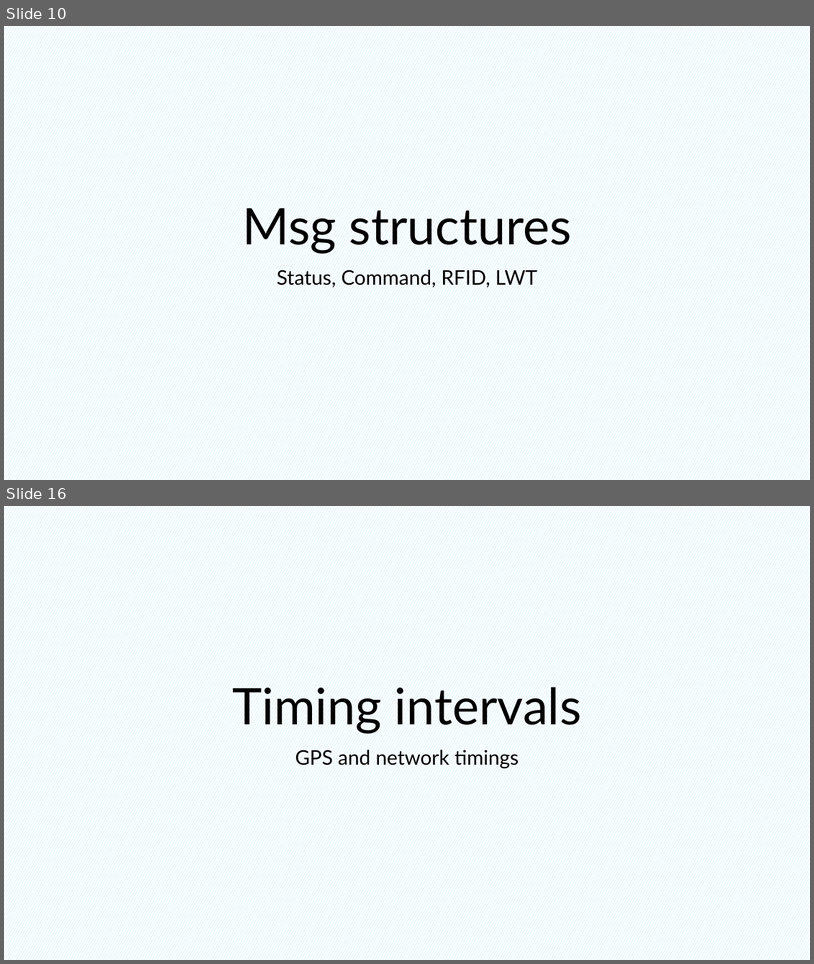
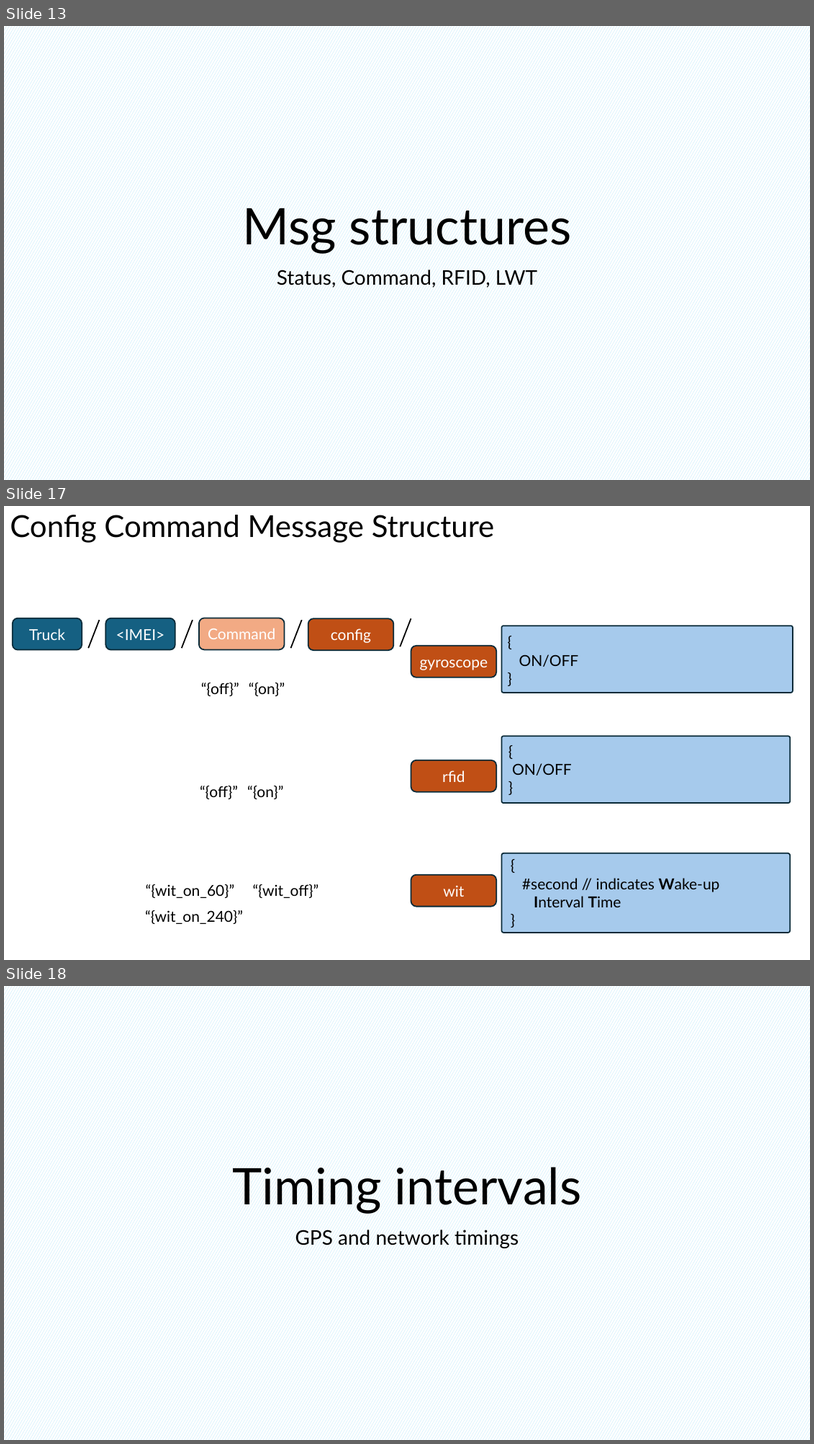
Before and after one commit to hamidrezaHemati/MQTT-AutoLock, a slide deck: Structure/Communication Workflow — MQTT Design & Architecture.pptx. Shown one above the other, each under a label of ours: slides 10 and 16 before the commit, slides 13, 17 and 18 after it; the slides between them are not shown. The pictures are 814x964 and 814x1444 pixels, drawn with LibreOffice and Linux fonts; fonts in the diff are those of the drawing. Boxes give left, top, right and bottom in pixels: in the first picture for what was removed or moved away, otherwise in the second. Text is boxed around its words. In the diff, an @@ line names an element or a change of style, - is before the commit and + after.

```diff
--- a/Structure/Communication Workflow — MQTT Design & Architecture.pptx
+++ b/Structure/Communication Workflow — MQTT Design & Architecture.pptx
@@ slide 17 added at [4, 506, 810, 960], background #FFFFFF @@
@@ text added at [10, 515, 495, 543], 36 pt, text #000000 @@
+Config Command Message Structure
@@ rounded rectangle added at [13, 618, 82, 649], fill #156082, outline #092A39 1.5 pt, 18 pt, text #FFFFFF @@
+Truck
@@ line added from (100, 620) to (89, 648), #000000 1.5 pt @@
@@ rounded rectangle added at [106, 618, 175, 649], fill #156082, outline #092A39 1.5 pt, 18 pt, text #FFFFFF @@
+<IMEI>
@@ line added from (193, 620) to (182, 648), #000000 1.5 pt @@
@@ rounded rectangle added at [199, 618, 285, 649], fill #F2AA84, outline #092A39 1.5 pt, 18 pt, text #FFFFFF @@
+Command
@@ line added from (302, 620) to (291, 648), #000000 1.5 pt @@
@@ rounded rectangle added at [309, 618, 394, 650], fill #C04F15, outline #092A39 1.5 pt, 18 pt, text #FFFFFF @@
+config
@@ line added from (411, 618) to (400, 646), #000000 1.5 pt @@
@@ rounded rectangle added at [502, 626, 793, 692], fill #A6CAEC, outline #092A39 1.5 pt @@
@@ rounded rectangle added at [411, 646, 496, 677], fill #C04F15, outline #092A39 1.5 pt, 18 pt, text #FFFFFF @@
+gyroscope
@@ text added at [520, 654, 579, 667], 18 pt, text #000000 @@
+{
+ON/OFF
+}
@@ text added at [201, 682, 239, 696], 18 pt, text #000000 @@
+“{off}”
@@ text added at [249, 682, 285, 696], 18 pt, text #000000 @@
+“{on}”
@@ rounded rectangle added at [502, 736, 790, 803], fill #A6CAEC, outline #092A39 1.5 pt @@
@@ rounded rectangle added at [411, 760, 496, 792], fill #C04F15, outline #092A39 1.5 pt, 18 pt, text #FFFFFF @@
+rfid
@@ text added at [512, 763, 572, 775], 18 pt, text #000000 @@
+{
+ON/OFF
+}
@@ text added at [200, 785, 238, 799], 18 pt, text #000000 @@
+“{off}”
@@ text added at [247, 785, 283, 799], 18 pt, text #000000 @@
+“{on}”
@@ rounded rectangle added at [502, 853, 790, 932], fill #A6CAEC, outline #092A39 1.5 pt @@
@@ text added at [146, 884, 235, 898], 18 pt, text #000000 @@
+“{wit_on_60}”
@@ text added at [253, 884, 319, 898], 18 pt, text #000000 @@
+“{wit_off}”
@@ rounded rectangle added at [411, 875, 496, 906], fill #C04F15, outline #092A39 1.5 pt, 18 pt, text #FFFFFF @@
+wit
@@ text added at [522, 878, 720, 907], 18 pt, text #000000 @@
+{
+#second // indicates Wake-up Interval Time
+}
@@ text added at [145, 910, 243, 924], 18 pt, text #000000 @@
+“{wit_on_240}”
@@ what was slide 10 is now slide 13 @@
@@ what was slide 16 is now slide 18 @@
```
Also in this commit, not shown: 6 slides changed, 4 other slides added, 2 slides removed, 4 other files.
